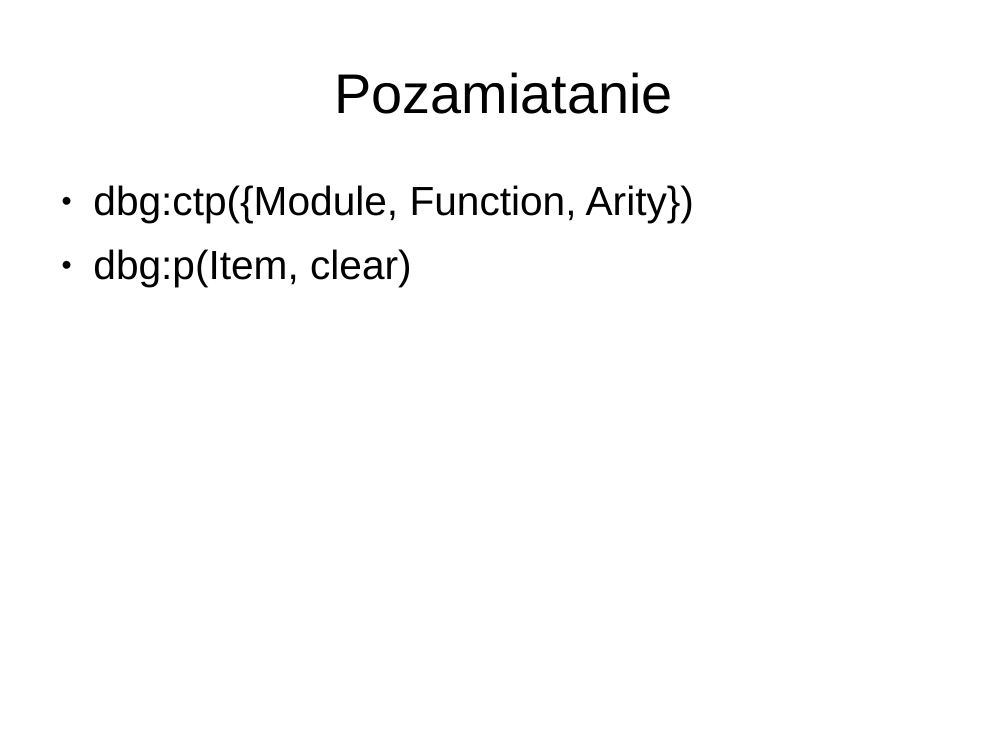
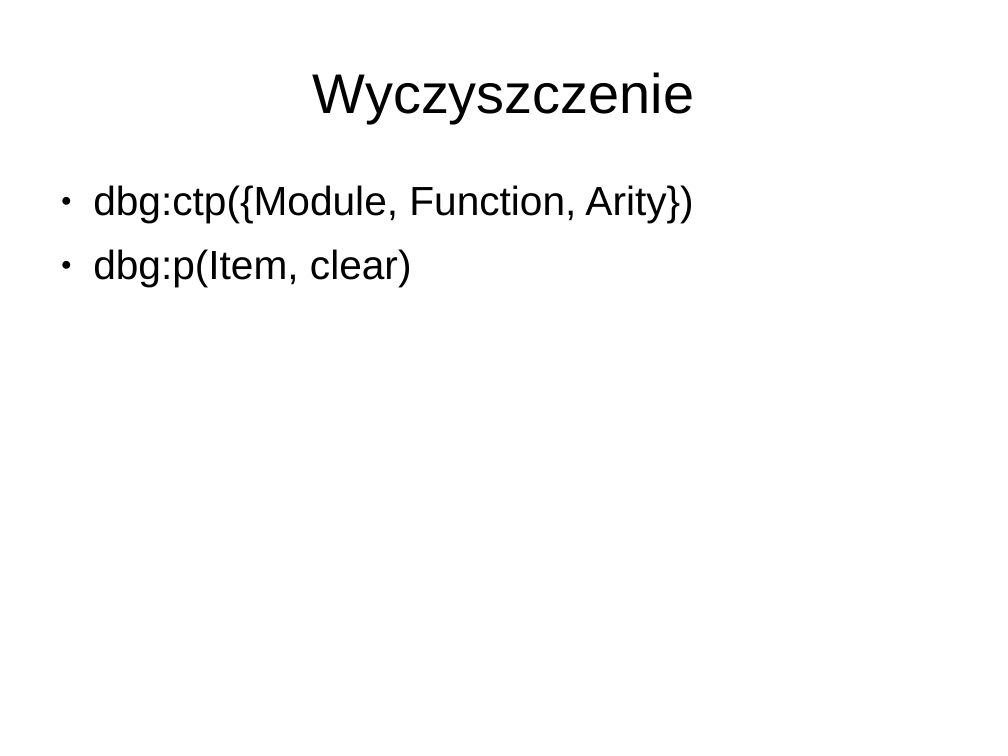
Before and after one commit to matkoniecz/erlang_dbg, a slide deck: slide 9 of Prezentacja.ppt. Drawn at 1008x756 pixels with LibreOffice and Linux fonts; fonts in the diff are those of the drawing. Boxes give left, top, right and bottom in pixels: in the first picture for what was removed or moved away, otherwise in the second. Text is boxed around its words. In the diff, an @@ line names an element or a change of style, - is before the commit and + after.

```diff
--- a/Prezentacja.ppt
+++ b/Prezentacja.ppt
@@ title at <box>313,72,694,123</box>: text changed @@
-Pozamiatanie
+Wyczyszczenie
```
Also in this commit, not shown: 5 other slides changed, 2 slides added, 1 slide removed.
